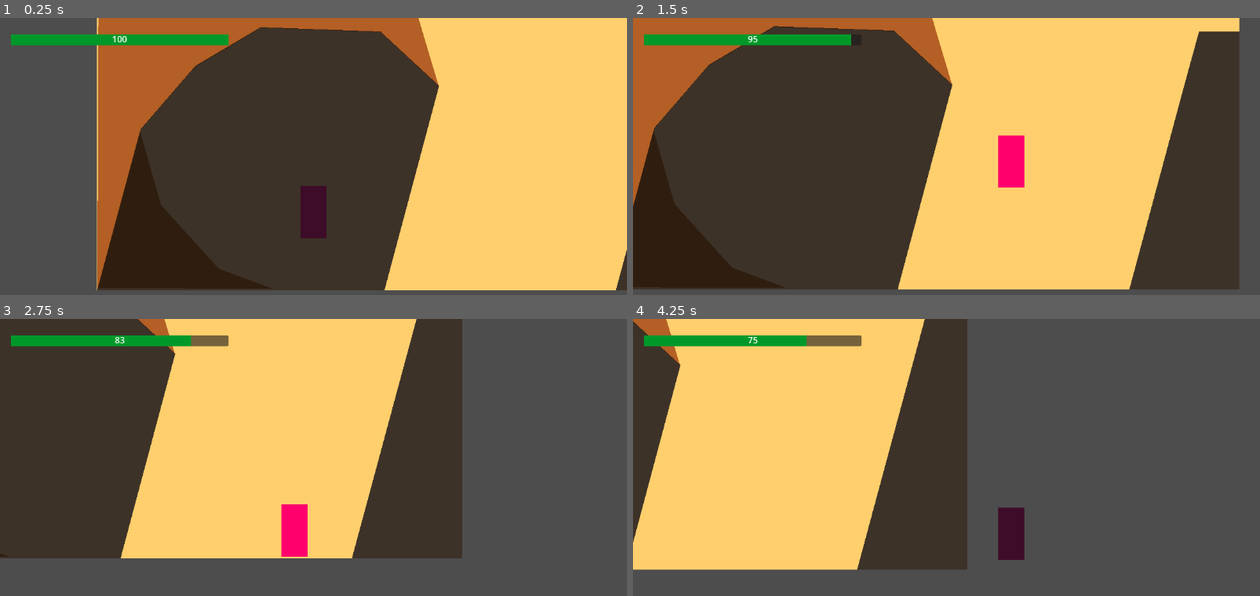
Above: before the commit, frames 1-4 (two rows, left to right).
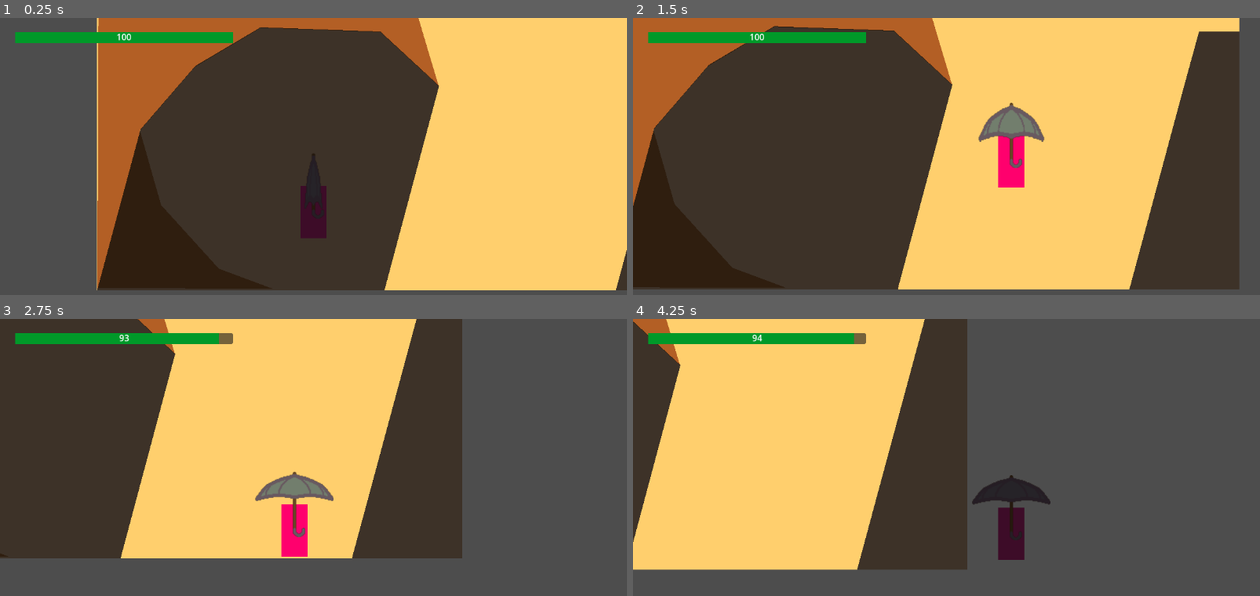
Above: after the commit, the same moments.

Repository: Niimphu/NewbieGameJam2023
Game: Godot game, scene res://Levels/Level_1.tscn
The game is run twice, just before and just after one commit, with the same random seed, the same clock (stepped at 60 frames per second) and the same inputs.
Inputs:
- Up to frame 1 (0.25 s): no input
- Up to frame 2 (1.5 s): hold D (move_right) from 0.53 s (still down); tap K (toggle_parasol, bound only after the commit) at 0.6, 1.35 s; tap Space (jump) at 0.77 s
- Up to frame 3 (2.75 s): tap Space (jump) at 1.52 s; release D (move_right) at 2.03 s; hold A (move_left) from 2.03 s (still down); tap K (toggle_parasol, bound only after the commit) at 2.1 s
- Up to frame 4 (4.25 s): release A (move_left) at 2.78 s; hold D (move_right) from 2.78 s (still down); tap K (toggle_parasol, bound only after the commit) at 2.85, 3.6 s; tap Space (jump) at 3.02, 3.77 s

The runs differ from the first frame. In frame 1, 0.7% of the frame differs, in the area x 1-51%, y 5-70%; in frame 2, 1.7%; in frame 3, 1.7%, in the area x 1-54%, y 5-79%; in frame 4, 1.7%.

Commit message:
Added support for the Parasol
Created an AnimatedSprite2D node for the parasol and setup all relevant Inputs and functionality. The current sprite sheet is a placeholder and should be replaced in the near future. As of now when the Parasol is fully opened and the player is in direct sunlight it will shield the player from the sunlight and allow the passive health regeneration to continue.

Diff:
--- /dev/null
+++ b/Characters/Player/Parasol/Parasol.gd
@@ -0,0 +1,13 @@
+extends AnimatedSprite2D
+
+func _ready():
+	PlayerStatManager.connect("player_toggle_parasol", _on_player_toggle_parasol)
+
+func _on_player_toggle_parasol(parasol_toggled_on: bool):
+	if parasol_toggled_on:
+		play()
+	else:
+		play_backwards()
+
+func _on_animation_finished():
+	PlayerStatManager.emit_signal("player_parasol_state_changed")
--- /dev/null
+++ b/Characters/Player/Parasol/ParasolAnimationFrames.tres
@@ -0,0 +1,74 @@
+[gd_resource type="SpriteFrames" load_steps=11 format=3 uid="uid://qaknhgla8llv"]
+
+[ext_resource type="Texture2D" uid="uid://hmjwb4olh02x" path="res://Characters/Player/Parasol/PlaceholderAssets/ParasolAnimation.png" id="1_grbwt"]
+
+[sub_resource type="AtlasTexture" id="AtlasTexture_pp70y"]
+atlas = ExtResource("1_grbwt")
+region = Rect2(0, 0, 96, 80)
+
+[sub_resource type="AtlasTexture" id="AtlasTexture_8yqrb"]
+atlas = ExtResource("1_grbwt")
+region = Rect2(96, 0, 96, 80)
+
+[sub_resource type="AtlasTexture" id="AtlasTexture_xxbca"]
+atlas = ExtResource("1_grbwt")
+region = Rect2(192, 0, 96, 80)
+
+[sub_resource type="AtlasTexture" id="AtlasTexture_upccs"]
+atlas = ExtResource("1_grbwt")
+region = Rect2(288, 0, 96, 80)
+
+[sub_resource type="AtlasTexture" id="AtlasTexture_x2xxo"]
+atlas = ExtResource("1_grbwt")
+region = Rect2(384, 0, 96, 80)
+
+[sub_resource type="AtlasTexture" id="AtlasTexture_bxav4"]
+atlas = ExtResource("1_grbwt")
+region = Rect2(480, 0, 96, 80)
+
+[sub_resource type="AtlasTexture" id="AtlasTexture_hs1pb"]
+atlas = ExtResource("1_grbwt")
+region = Rect2(576, 0, 96, 80)
+
+[sub_resource type="AtlasTexture" id="AtlasTexture_ad4qq"]
+atlas = ExtResource("1_grbwt")
+region = Rect2(672, 0, 96, 80)
+
+[sub_resource type="AtlasTexture" id="AtlasTexture_fxkr8"]
+atlas = ExtResource("1_grbwt")
+region = Rect2(768, 0, 96, 80)
+
+[resource]
+animations = [{
+"frames": [{
+"duration": 1.0,
+"texture": SubResource("AtlasTexture_pp70y")
+}, {
+"duration": 1.0,
+"texture": SubResource("AtlasTexture_8yqrb")
+}, {
+"duration": 1.0,
+"texture": SubResource("AtlasTexture_xxbca")
+}, {
+"duration": 1.0,
+"texture": SubResource("AtlasTexture_upccs")
+}, {
+"duration": 1.0,
+"texture": SubResource("AtlasTexture_x2xxo")
+}, {
+"duration": 1.0,
+"texture": SubResource("AtlasTexture_bxav4")
+}, {
+"duration": 1.0,
+"texture": SubResource("AtlasTexture_hs1pb")
+}, {
+"duration": 1.0,
+"texture": SubResource("AtlasTexture_ad4qq")
+}, {
+"duration": 1.0,
+"texture": SubResource("AtlasTexture_fxkr8")
+}],
+"loop": false,
+"name": &"open_close",
+"speed": 20.0
+}]
--- a/Characters/Player/Player.tscn
+++ b/Characters/Player/Player.tscn
@@ -1,7 +1,10 @@
-[gd_scene load_steps=5 format=3 uid="uid://86i5b4bp1hry"]
+[gd_scene load_steps=8 format=3 uid="uid://86i5b4bp1hry"]
 
 [ext_resource type="Script" path="res://Characters/Player/Player.gd" id="1_cg0yb"]
 [ext_resource type="Texture2D" uid="uid://baxai2pm6non2" path="res://Textures/16x16_white.png" id="1_l7vhe"]
+[ext_resource type="PackedScene" uid="uid://5vev7xxhbg3f" path="res://Characters/Player/UI/PlayerUI.tscn" id="2_tgliu"]
+[ext_resource type="SpriteFrames" uid="uid://qaknhgla8llv" path="res://Characters/Player/Parasol/ParasolAnimationFrames.tres" id="3_80ogd"]
+[ext_resource type="Script" path="res://Characters/Player/Parasol/Parasol.gd" id="4_c045m"]
 
 [sub_resource type="RectangleShape2D" id="RectangleShape2D_o6vtc"]
 size = Vector2(48, 96)
@@ -11,6 +14,10 @@
 
 [node name="Player" type="CharacterBody2D"]
 script = ExtResource("1_cg0yb")
+
+[node name="CanvasLayer" type="CanvasLayer" parent="."]
+
+[node name="PlayerUI" parent="CanvasLayer" instance=ExtResource("2_tgliu")]
 
 [node name="Sprite2D" type="Sprite2D" parent="."]
 modulate = Color(1, 0, 1, 1)
@@ -59,3 +66,12 @@
 [node name="ShadowCheckShape" type="CollisionShape2D" parent="ShadowCheckingAreas/ShadowCheckAreaTopRight"]
 shape = SubResource("RectangleShape2D_fxoem")
 metadata/_edit_lock_ = true
+
+[node name="Parasol" type="AnimatedSprite2D" parent="."]
+position = Vector2(0, -48)
+scale = Vector2(1.5, 1.5)
+sprite_frames = ExtResource("3_80ogd")
+animation = &"open_close"
+script = ExtResource("4_c045m")
+
+[connection signal="animation_finished" from="Parasol" to="Parasol" method="_on_animation_finished"]
--- a/Characters/Player/PlayerStatManager.gd
+++ b/Characters/Player/PlayerStatManager.gd
@@ -1,6 +1,13 @@
 extends Node
 
+# Emitted when the player's health changes
 signal player_health_changed
+
+# Emitted when the player presses the input for toggling the parasol
+signal player_toggle_parasol(state: bool)
+
+# Emitted when the parasol is finished either opening or closing
+signal player_parasol_state_changed
 
 const MAX_HEALTH: float = 100
 const SUNLIGHT_DAMAGE_PER_SECOND: float = 10
@@ -8,14 +15,28 @@
 
 var health: float
 
+# Used to determine the animation state of the parasol
+var parasol_opening: bool = false
+
+# The current open or closed state of the parasol, used for direct sunlight checks
+var parasol_open: bool = false
+
 func _ready():
+	self.connect("player_parasol_state_changed", _on_player_parasol_state_changed)
 	health = MAX_HEALTH
 
 func _process(delta):
 	if DirectSunlightManager.is_processing():
-		if DirectSunlightManager.player_in_sunlight:
+		if DirectSunlightManager.player_in_sunlight and not parasol_open:
 			health = clampf(health - (SUNLIGHT_DAMAGE_PER_SECOND * delta), 0.0, MAX_HEALTH)
 			emit_signal("player_health_changed")
 		elif health < MAX_HEALTH:
 			health = clampf(health + (PASSIVE_HEALING_PER_SECOND * delta), 0.0, MAX_HEALTH)
 			emit_signal("player_health_changed")
+
+	if Input.is_action_just_pressed("toggle_parasol"):
+		parasol_opening = not parasol_opening
+		emit_signal("player_toggle_parasol", parasol_opening)
+
+func _on_player_parasol_state_changed():
+	parasol_open = parasol_opening
--- a/Levels/Level_1.tscn
+++ b/Levels/Level_1.tscn
@@ -1,8 +1,7 @@
-[gd_scene load_steps=8 format=3 uid="uid://dj580txvtoe18"]
+[gd_scene load_steps=7 format=3 uid="uid://dj580txvtoe18"]
 
 [ext_resource type="Texture2D" uid="uid://baxai2pm6non2" path="res://Textures/16x16_white.png" id="1_6mjgt"]
 [ext_resource type="PackedScene" uid="uid://86i5b4bp1hry" path="res://Characters/Player/Player.tscn" id="2_lqu6h"]
-[ext_resource type="PackedScene" uid="uid://pxkpj2ulp307" path="res://Characters/Player/UI/HealthBar.tscn" id="3_c4n5p"]
 
 [sub_resource type="OccluderPolygon2D" id="OccluderPolygon2D_nn3ea"]
 polygon = PackedVector2Array(198, 989, 90, 889, -130, 881, -250, 952, -351, 1069, -426, 1361, 96, 1362)
@@ -91,11 +90,3 @@
 position_smoothing_speed = 100.0
 drag_horizontal_enabled = true
 drag_vertical_enabled = true
-
-[node name="CanvasLayer" type="CanvasLayer" parent="."]
-
-[node name="HealthBar" parent="CanvasLayer" instance=ExtResource("3_c4n5p")]
-offset_left = -556.0
-offset_top = -294.0
-offset_right = -156.0
-offset_bottom = -274.0
--- a/project.godot
+++ b/project.godot
@@ -39,6 +39,11 @@
 "events": [Object(InputEventKey,"resource_local_to_scene":false,"resource_name":"","device":-1,"window_id":0,"alt_pressed":false,"shift_pressed":false,"ctrl_pressed":false,"meta_pressed":false,"pressed":false,"keycode":0,"physical_keycode":32,"key_label":0,"unicode":32,"echo":false,"script":null)
 ]
 }
+toggle_parasol={
+"deadzone": 0.5,
+"events": [Object(InputEventKey,"resource_local_to_scene":false,"resource_name":"","device":-1,"window_id":0,"alt_pressed":false,"shift_pressed":false,"ctrl_pressed":false,"meta_pressed":false,"pressed":false,"keycode":0,"physical_keycode":75,"key_label":0,"unicode":107,"echo":false,"script":null)
+]
+}
 
 [layer_names]
 
Binary file added: Characters/Player/Parasol/PlaceholderAssets/ParasolAnimation.png
Not shown, added: Characters/Player/Parasol/PlaceholderAssets/ParasolAnimation.png.import
